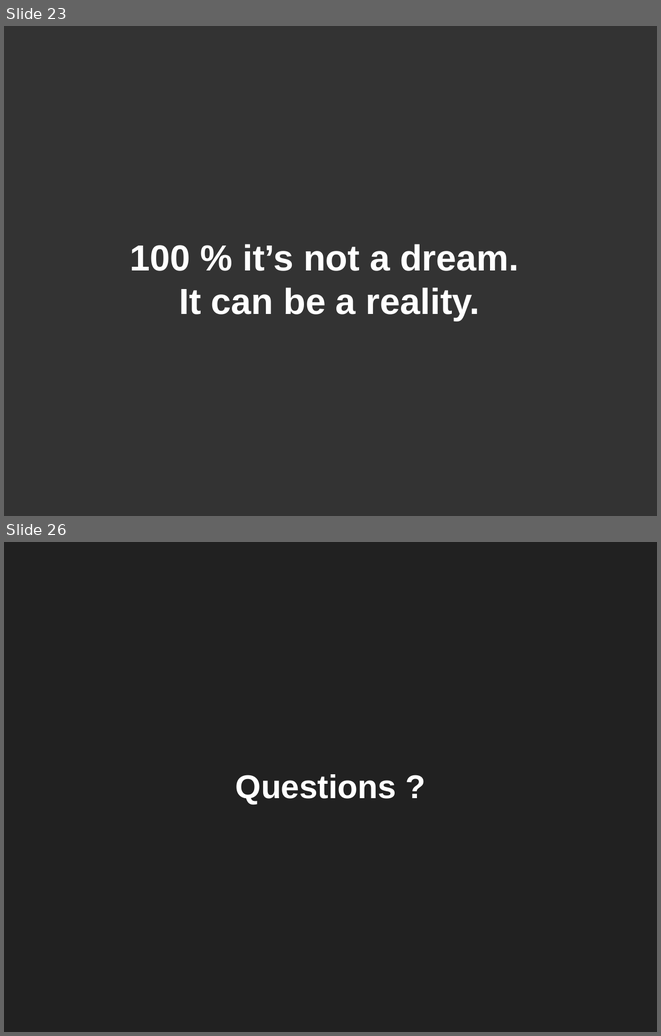
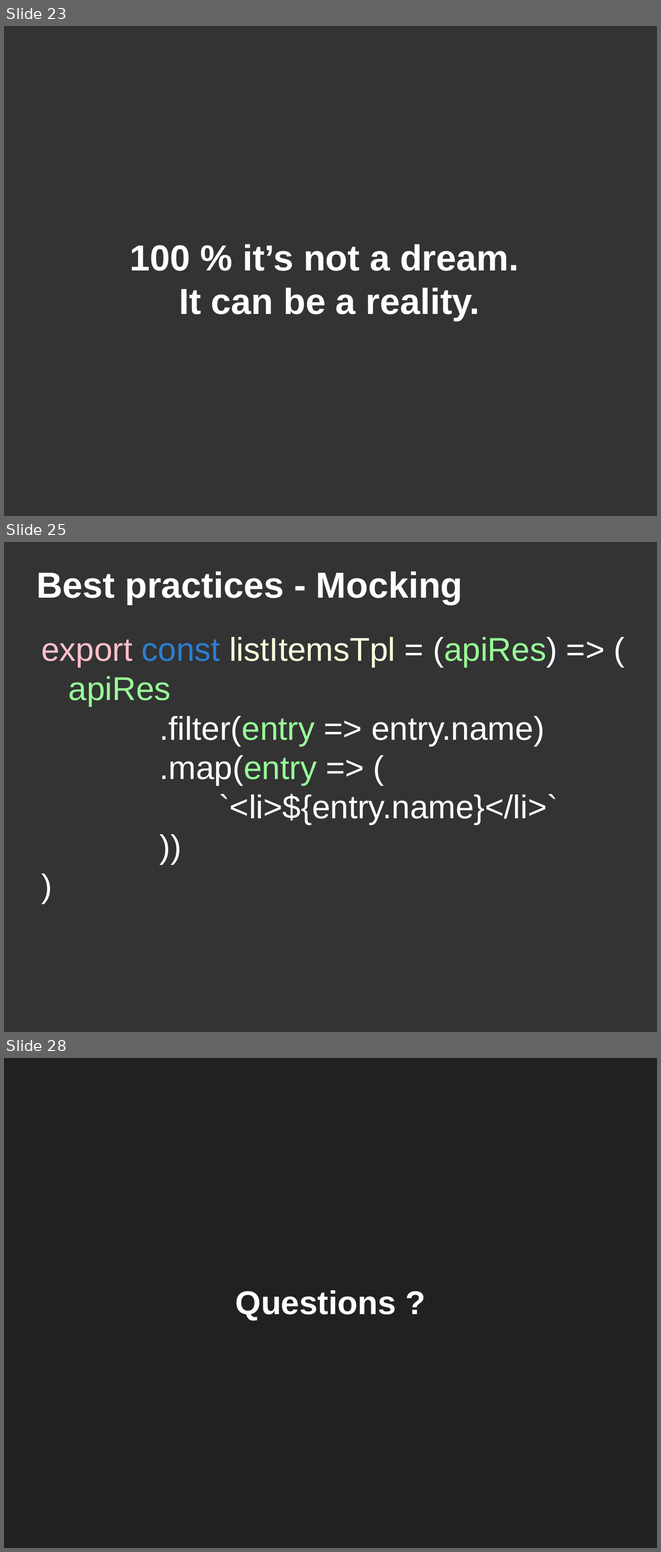
Before and after one commit to DanYellow/presentations, a slide deck: unit-tests/presentation.odp. Shown one above the other, each under a label of ours: slides 23 and 26 before the commit, slides 23, 25 and 28 after it; the slides between them are not shown. The pictures are 661x1036 and 661x1552 pixels, drawn with LibreOffice and Linux fonts; fonts in the diff are those of the drawing. Boxes give left, top, right and bottom in pixels: in the first picture for what was removed or moved away, otherwise in the second. Text is boxed around its words. In the diff, an @@ line names an element or a change of style, - is before the commit and + after.

```diff
--- a/unit-tests/presentation.odp
+++ b/unit-tests/presentation.odp
@@ slide 25 added at (4,542,657,1032), background #333333 @@
@@ title added at (37,571,463,604), 44 pt, text #FFFFFF, bold @@
+Best practices - Mocking
@@ text added at (41,637,558,824), 40 pt, text #FFFFFF @@
+export const listItemsTpl = (apiRes) => (
+apiRes
+.filter(entry => entry.name)
+.map(entry => (
+`<li>${entry.name}</li>`
+))
+)
@@ what was slide 26 is now slide 28 @@
```
Also in this commit, not shown: 6 slides changed, 1 other slide added, 4 other files.
